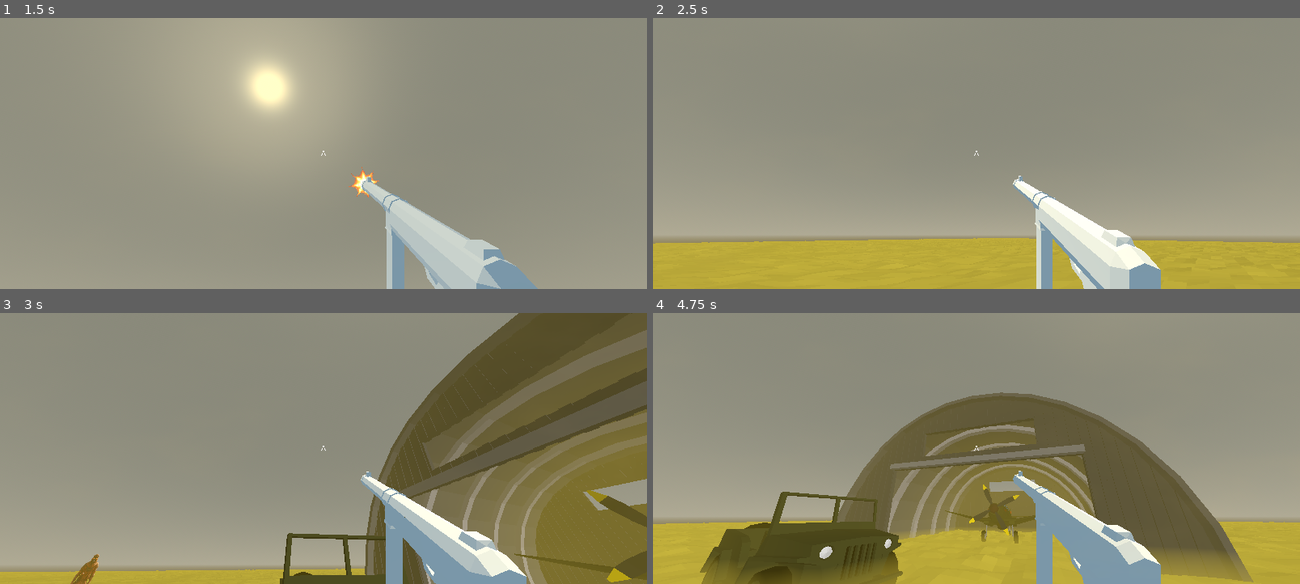
Above: before the commit, frames 1-4 (two rows, left to right).
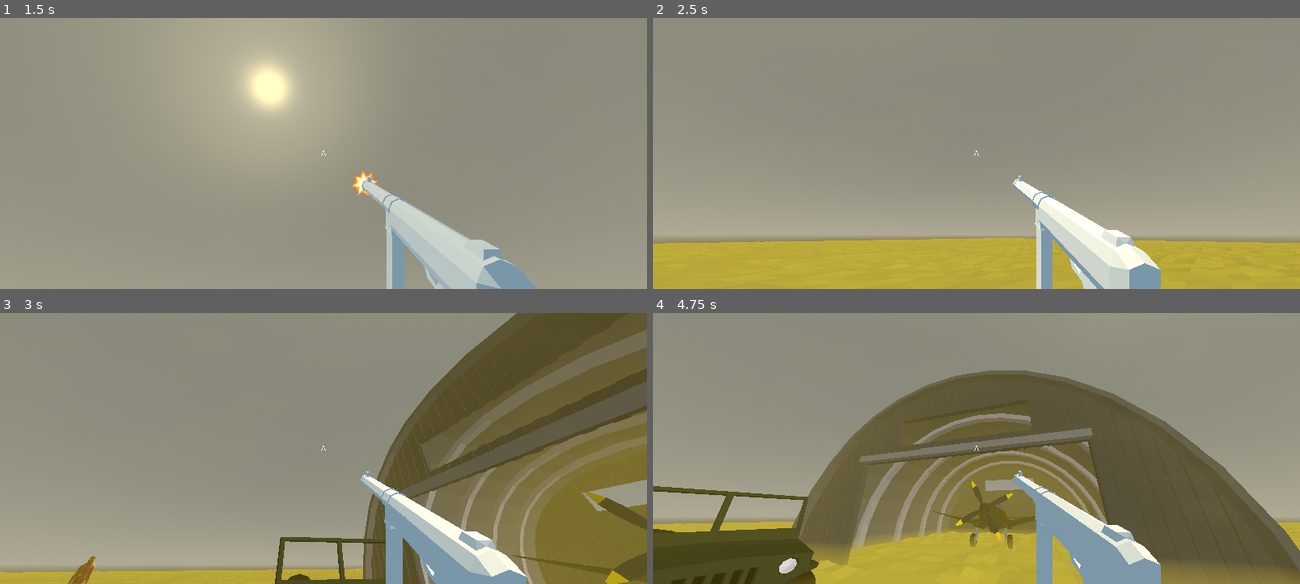
Above: after the commit, the same moments.

Repository: dinazaber/Desolate-Delivery
Game: Godot game, scene res://Scenes/MainMenu.tscn
Two runs of this game, one before a commit and one after it. Both use one fixed random seed, a clock stepped at 60 frames per second and the inputs below.
Inputs (mouse positions are in pixels of both pictures, inside the frame that each line leads up to):
- Up to frame 1 (1.5 s): click "Start" at 0.5 s; tap Enter at 1.25 s; move the mouse to (465, 139) at 1.27 s; tap A (A) at 1.35 s; click (465, 139) at 1.42 s
- Up to frame 2 (2.5 s): tap Ctrl (Ctrl) at 1.55, 2.1 s; tap Space (Space) at 2 s; move the mouse to (944, 153) at 2.02 s; tap D (D) at 2.3 s
- Up to frame 3 (3 s): tap Enter at 2.75 s; move the mouse to (336, 443) at 2.77 s; press the mouse at (336, 443) at 2.78 s; tap D (D) at 2.85 s
- Up to frame 4 (4.75 s): move the mouse to (970, 453) at 3.52 s; release the mouse at (970, 453) at 3.53 s; click (970, 453) at 3.6 s; tap S (S) at 3.8, 4.35 s; move the mouse to (1021, 451) at 4.27 s; hold Shift (Shift) from 4.28 s (still down)

Frame 1 is identical in both runs. In frame 2, less than 0.1% of the frame differs, in the area x 0-96%, y 81-84%; in frame 3, 3.1%; in frame 4, 25%, in the area x 0-100%, y 21-100%.

Commit message:
acceleration based movement
ADDITIONS:
> nothing lol, I'm too wasted at this hour

CHANGES:
> changed the movement from stinky velocity based movement to buttery-smooth acceleration based movement

RELATED TODOs:
> refrain from saying the word "movement" in the near future

Diff:
--- a/Scripts/Player.gd
+++ b/Scripts/Player.gd
@@ -8,7 +8,6 @@
 @onready var camDefHeight = $PlayerCamera.position.y
 @export var screenEffect: ColorRect
 
-var deceleration = 0.3
 var speed = 0
 var dash: bool = false
 var canDash: bool = true
@@ -79,28 +78,28 @@
 
 
 func updateScreenEffect():
-		var forward = -$PlayerCamera.global_transform.basis.z
-		var horizontal_forward = Vector3(forward.x, 0, forward.z).normalized()
-		var dot = forward.dot(horizontal_forward)
-		var factor = clamp(dot, 0.0, 1.0)
-		screenEffect.material.set("shader_parameter/look_angle_factor", factor)
+	var forward = -$PlayerCamera.global_transform.basis.z
+	var horizontal_forward = Vector3(forward.x, 0, forward.z).normalized()
+	var dot = forward.dot(horizontal_forward)
+	var factor = clamp(dot, 0.0, 1.0)
+	screenEffect.material.set("shader_parameter/look_angle_factor", factor)
 
 func _input(event):
-		#if event is InputEventMouseButton:
-		Input.set_mouse_mode(Input.MOUSE_MODE_CAPTURED)
-		#elif event.is_action_pressed("cancel"):
-			#Input.set_mouse_mode(Input.MOUSE_MODE_VISIBLE)
-
-		if Input.get_mouse_mode() == Input.MOUSE_MODE_CAPTURED:
-			if event is InputEventMouseMotion:
-				yaw-=event.relative.x * 0.005
-				pitch+=event.relative.y * 0.005
-				pitch = clamp(pitch, deg_to_rad(-90), deg_to_rad(90))
-			if event is InputEventMouseButton:
-				if event.button_index == MOUSE_BUTTON_WHEEL_UP:
-					cameraDistance+=1.5
-				elif event.button_index == MOUSE_BUTTON_WHEEL_DOWN:
-					cameraDistance-=1.5
+	#if event is InputEventMouseButton:
+	Input.set_mouse_mode(Input.MOUSE_MODE_CAPTURED)
+	#elif event.is_action_pressed("cancel"):
+		#Input.set_mouse_mode(Input.MOUSE_MODE_VISIBLE)
+
+	if Input.get_mouse_mode() == Input.MOUSE_MODE_CAPTURED:
+		if event is InputEventMouseMotion:
+			yaw-=event.relative.x * 0.005
+			pitch+=event.relative.y * 0.005
+			pitch = clamp(pitch, deg_to_rad(-90), deg_to_rad(90))
+		if event is InputEventMouseButton:
+			if event.button_index == MOUSE_BUTTON_WHEEL_UP:
+				cameraDistance+=1.5
+			elif event.button_index == MOUSE_BUTTON_WHEEL_DOWN:
+				cameraDistance-=1.5
 
 
 
@@ -112,7 +111,7 @@
 
 	cameraDistance = clamp(cameraDistance,15, 45)
 
-	rotation.y = lerp_angle(rotation.y, yaw, delta*20)#left/right
+	rotation.y = lerp_angle(rotation.y, yaw, delta*20) # left/right
 	$PlayerCamera.rotation.x = lerp_angle($PlayerCamera.rotation.x, -pitch, delta*20)
 
 
@@ -148,9 +147,9 @@
 
 	if Input.is_action_pressed("Shift"):
 
-		speed = run_speed
+		speed = move_toward(speed, run_speed, delta * 15.0)
 	else:
-		speed = walk_speed
+		speed = move_toward(speed, walk_speed, delta * 15.0)
 
 
 	# Get direction
@@ -160,25 +159,30 @@
 	var direction = (transform.basis * Vector3(currentInput.y, 0, currentInput.x)).normalized()
 
 	#Basic movement & dash
-	if direction:
-		velocity.x = direction.x * speed
-		velocity.z = direction.z * speed
-		if Input.is_action_just_pressed("Ctrl") and canDash and is_on_floor():
-			$DashTimer.start()
-			dash = true
-			canDash = false
-		if dash:
-			velocity = direction * dash_speed
-
-		headTime += delta * velocity.length() * float(is_on_floor())
-		var pos = Vector3.ZERO
-		pos.y = camDefHeight + sin(headTime*headFreq) * headAmp
-		$PlayerCamera.position.y = lerp($PlayerCamera.position.y, pos.y, 20*delta)
-	elif is_on_floor():
-		velocity.x = move_toward(velocity.x, 0, deceleration)
-		velocity.z = move_toward(velocity.z, 0, deceleration)
-		speed=0
-		$PlayerCamera.position.y = lerp($PlayerCamera.position.y, camDefHeight, 20*delta)
+	if is_on_floor(): # grounded speed
+		if direction:
+			velocity.x = lerp(velocity.x, direction.x * speed, delta * 20.0)
+			velocity.z = lerp(velocity.z, direction.z * speed, delta * 20.0)
+			if Input.is_action_just_pressed("Ctrl") and canDash:
+				$DashTimer.start()
+				dash = true
+				canDash = false
+			if dash:
+				velocity = direction * dash_speed
+
+			# head bob
+			headTime += delta * velocity.length() * float(is_on_floor())
+			var pos = Vector3.ZERO
+			pos.y = camDefHeight + sin(headTime*headFreq) * headAmp
+			$PlayerCamera.position.y = lerp($PlayerCamera.position.y, pos.y, 20 * delta)
+
+		else: # no input speed
+			velocity.x = lerp(velocity.x, direction.x * speed, delta * 5.0)
+			velocity.z = lerp(velocity.z, direction.z * speed, delta * 5.0)
+
+	else: # airborne speed
+		velocity.x = lerp(velocity.x, direction.x * speed, delta * 0.7)
+		velocity.z = lerp(velocity.z, direction.z * speed, delta * 0.7)
 
 	move_and_slide()
 
@@ -195,12 +199,10 @@
 
 func shoot_smg():
 	if !smg_anim.is_playing():
-			smg_anim.play("Shoot")
-			if smg_ray.is_colliding():
-				#var pos = smg_ray.get_collision_point()
-				#var normal = smg_ray.get_collision_normal()
-				if smg_ray.get_collider().is_in_group("Enemy"):
-					smg_ray.get_collider().hit(smg_damage, "player")
+		smg_anim.play("Shoot")
+		if smg_ray.is_colliding():
+			if smg_ray.get_collider().is_in_group("Enemy"):
+				smg_ray.get_collider().hit(smg_damage, "player")
 
 func shoot_offHandShotgun():
 	if !quickDraw_anim.is_playing():
Not shown: 1 places in Scenes/AirBase.tscn that only renumber resources
